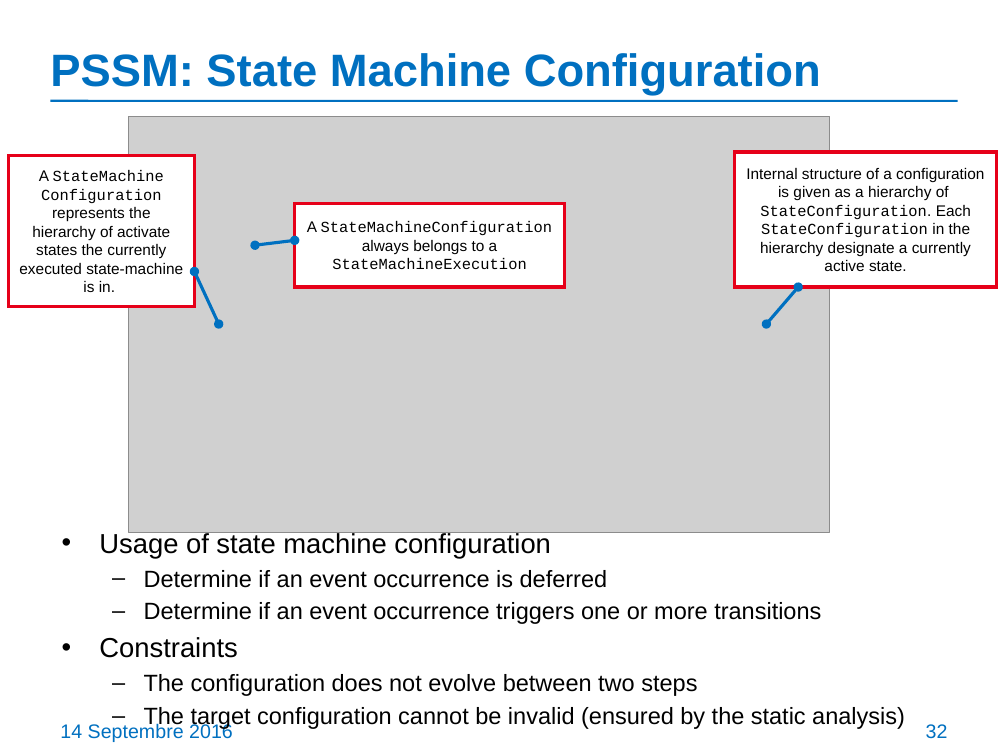
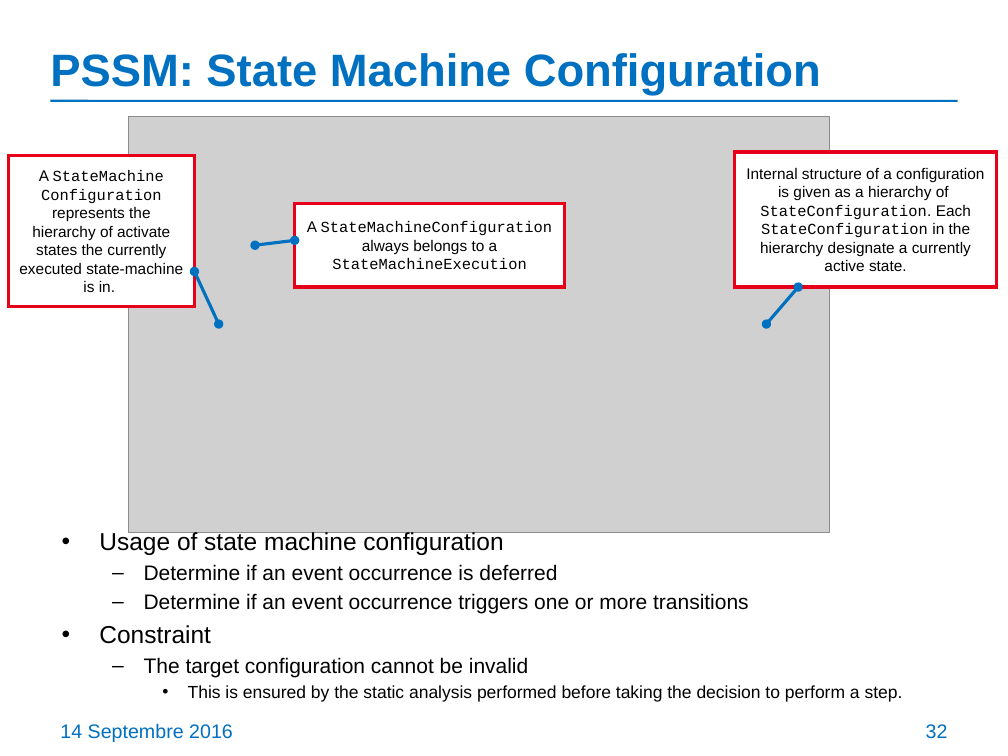
Before and after one commit to ModelDriven/PSSM, a slide deck: slide 32 of Presentations/201609-Chicago-Meeting/PSSM-initial-submission-update.pptx. Drawn at 1008x756 pixels with LibreOffice and Linux fonts; fonts in the diff are those of the drawing; grey boxes stand for pictures. Boxes give left, top, right and bottom in pixels: in the first picture for what was removed or moved away, otherwise in the second. Text is boxed around its words. In the diff, an @@ line names an element or a change of style, - is before the commit and + after.

Commit message:
Complete draft of the presentation of PSSM updates

```diff
--- a/Presentations/201609-Chicago-Meeting/PSSM-initial-submission-update.pptx
+++ b/Presentations/201609-Chicago-Meeting/PSSM-initial-submission-update.pptx
@@ text at (99,530,749,614): size 19.6 to 17.5 pt in "Usage of state machine configuration"; size 16.8 to 15 pt in "Determine if an event occurrence is deferred", "Determine if an event occurrence triggers one ..." @@
@@ text at (99,625,903,702): text changed; size 16.8 to 12.5 pt @@
-• Constraints
-  – The configuration does not evolve between two steps
-  – The target configuration cannot be invalid (ensured by the static analysis)
+• Constraint
+  – The target configuration cannot be invalid
+    • This is ensured by the static analysis performed before taking the decision to perform a step.
```
Also in this commit, not shown: 15 other slides changed, 19 slides added, 1 slide removed.
